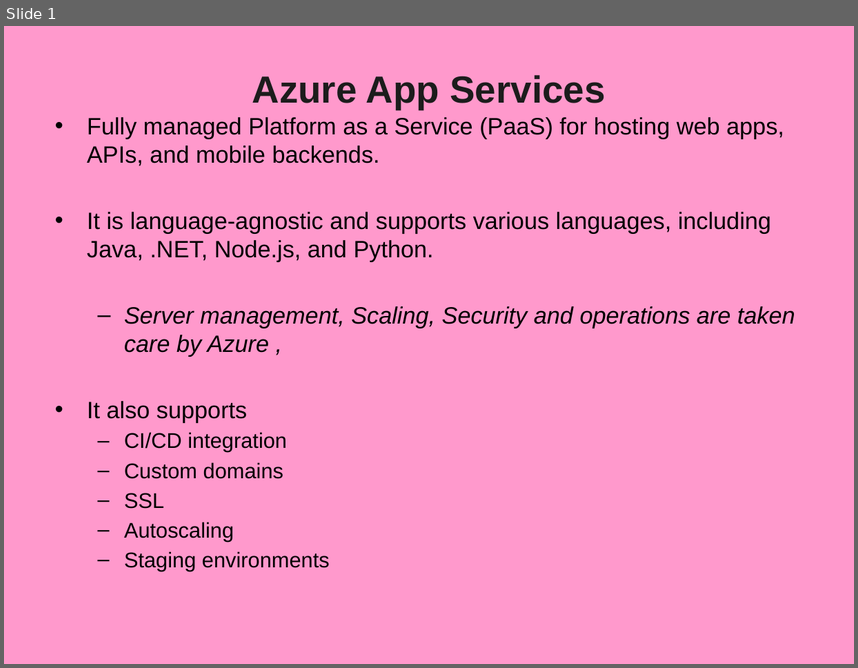
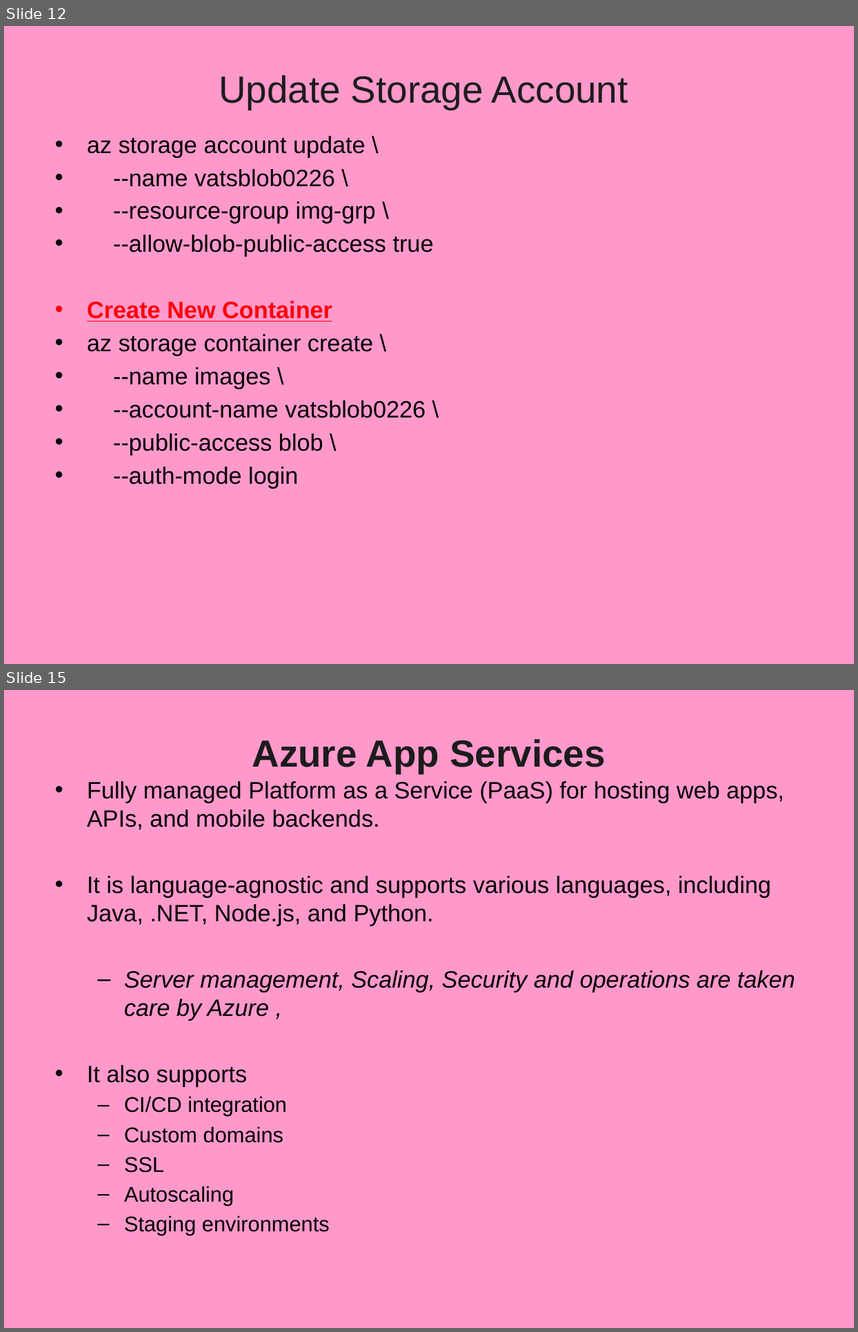
Before and after one commit to Santoshbuild/my_project, a slide deck: 19_Azure_AppService.pptx. Shown one above the other, each under a label of ours: slide 1 before the commit, slides 12 and 15 after it; the slides between them are not shown. The pictures are 858x668 and 858x1332 pixels, drawn with LibreOffice and Linux fonts; fonts in the diff are those of the drawing; background and template pictures are left out. Boxes give left, top, right and bottom in pixels: in the first picture for what was removed or moved away, otherwise in the second. Text is boxed around its words. In the diff, an @@ line names an element or a change of style, - is before the commit and + after.

```diff
--- a/19_Azure_AppService.pptx
+++ b/19_Azure_AppService.pptx
@@ slide 12 added at [4,26,854,664], background picture (left out) @@
@@ title added at [219,75,628,109], 32 pt, text #1C1C1C @@
+Update Storage Account
@@ text added at [87,136,434,488], 20 pt, text #000000 @@
+• az storage account update \
+• --name vatsblob0226 \
+• --resource-group img-grp \
+• --allow-blob-public-access true
+• Create New Container
+• az storage container create \
+• --name images \
+• --account-name vatsblob0226 \
+• --public-access blob \
+• --auth-mode login
@@ what was slide 1 is now slide 15 @@
```
Also in this commit, not shown: 13 other slides added, 19 other files.
